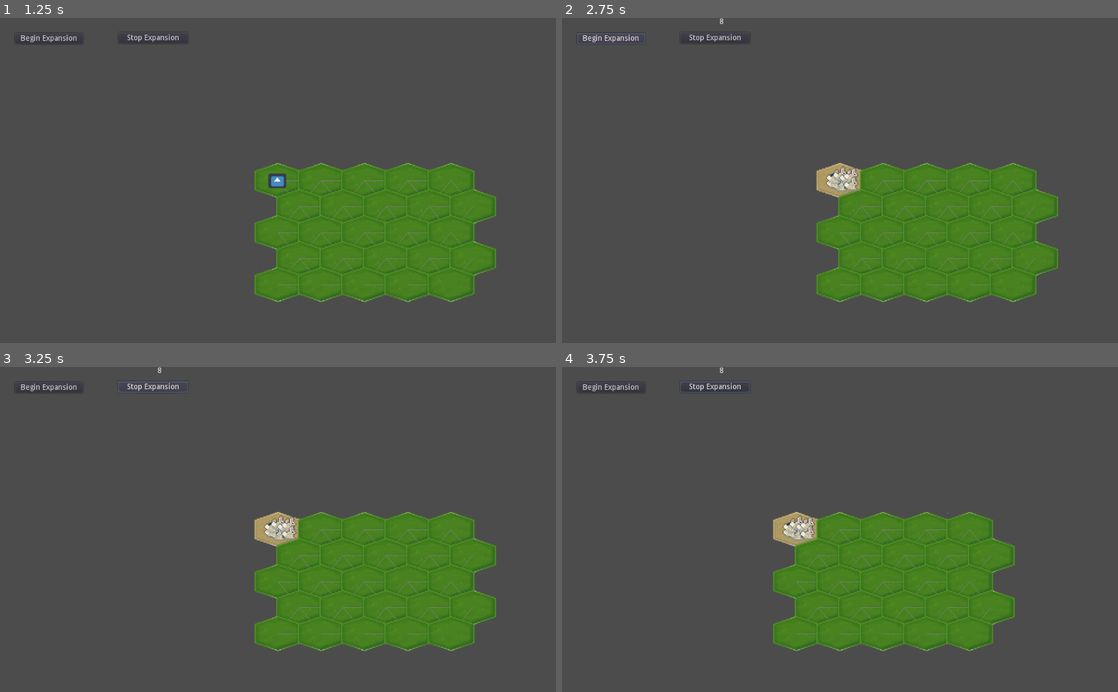
Above: before the commit, frames 1-4 (two rows, left to right).
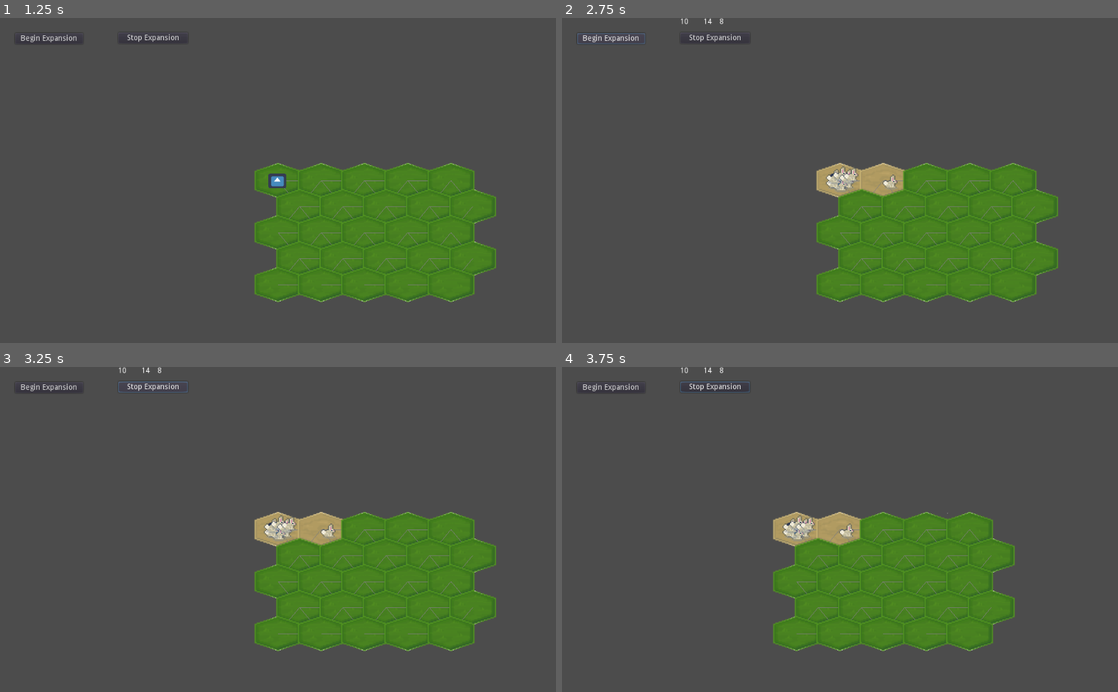
Above: after the commit, the same moments.

Repository: Cartogy/godot-wild-jam-36
Game: Godot game, scene res://src/Menu/Menu.tscn
Two runs of this game, one before a commit and one after it. Both use one fixed random seed, a clock stepped at 60 frames per second and the inputs below. The project has no main scene, so this scene is started directly. The engine's default icon, where the game draws it, is replaced by a stand-in: a white triangle on a blue panel in a dark square.
Inputs (mouse positions are in pixels of both pictures, inside the frame that each line leads up to):
- Up to frame 1 (1.25 s): click "START GAME" at 0.5 s
- Up to frame 2 (2.75 s): click "Begin Expansion" at 1.25 s; click "Begin Expansion" at 2 s
- Up to frame 3 (3.25 s): click "Stop Expansion" at 2.75 s
- Up to frame 4 (3.75 s): tap Enter at 3.5 s; move the mouse to (962, 513) at 3.52 s; hold Right (ui_right) from 3.53 s (still down); click (962, 513) at 3.67 s

Frame 1 is identical in both runs. In frame 2, 0.7% of the frame differs, in the area x 21-62%, y 0-55%; in frame 3, 0.7%; in frame 4, 0.7%.

Commit message:
Added ma xpopulation

Diff:
--- a/src/ActorData/actor_data.gd
+++ b/src/ActorData/actor_data.gd
@@ -2,13 +2,15 @@
 
 var total_resources: int
 var total_population: int
+var max_population: int
 
 signal update_res(new_amount)
 signal update_pop(new_amount)
+signal update_max_pop(new_amount)
 
 func add_resources(res: CellResource):
-	var nom_noms = res.resource_amount
-	var special:CellSpecialResource = res.special_res
+	var nom_noms = res.consume_resource()
+	var special:CellSpecialResource = res.consume_special_resource()
 
 	var total_gained = nom_noms
 	if special != null:
@@ -16,6 +18,7 @@
 
 	total_resources += total_gained
 	emit_signal("update_res", total_resources)
+	add_max_population(res.population_amount)
 
 func remove_resources(amount: int):
 	total_resources -= amount
@@ -28,3 +31,11 @@
 func remove_population(amount: int):
 	total_population -= amount
 	emit_signal("update_pop", total_population)
+
+func add_max_population(amount: int):
+	max_population += amount
+	emit_signal("update_max_pop", max_population)
+
+func remove_max_population(amount: int):
+	max_population -= amount
+	emit_signal("update_max_pop", max_population)
--- a/src/BNet/BNetUI/bnet_ui.gd
+++ b/src/BNet/BNetUI/bnet_ui.gd
@@ -2,6 +2,7 @@
 
 onready var resources = $Resources
 onready var population = $Population
+onready var max_population = $MaxPopulation
 
 func _ready():
 	Flow.b_net_ui = self
@@ -11,3 +12,6 @@
 
 func update_population(pop: int):
 	population.text = str(pop)
+
+func update_max_population(max_pop: int):
+	max_population.text = str(max_pop)
--- a/src/BNet/BNetView/bnet_view.gd
+++ b/src/BNet/BNetView/bnet_view.gd
@@ -5,3 +5,4 @@
 func _ready():
 	bnet.actor_data.connect("update_res", Flow.b_net_ui, "update_resources")
 	bnet.actor_data.connect("update_pop", Flow.b_net_ui, "update_population")
+	bnet.actor_data.connect("update_max_pop", Flow.b_net_ui, "update_max_population")
--- a/src/BNet/b_net.gd
+++ b/src/BNet/b_net.gd
@@ -46,8 +46,10 @@
 	print_debug()
 	structure.place_on_cell(cell)
 	structure.add_to_bnet(self)
+
 	add_child(structure)
 
 func add_starting_structure(structure: BNetStructure, hex_coord:Vector2, cell: Cell):
 	add_structure(structure, hex_coord, cell)
+	cell.connect("get_resources", self.actor_data, "add_resources")
 	structure.starting_structure()
--- a/src/Grid/Cell/Cell.tscn
+++ b/src/Grid/Cell/Cell.tscn
@@ -33,6 +33,6 @@
 
 [node name="BunnyFill" type="Node" parent="."]
 script = ExtResource( 6 )
-max_bunnies = 8
+max_bunnies = 7
 
 [node name="CellResources" parent="." instance=ExtResource( 9 )]
--- a/src/Grid/Cell/CellResource/cell_resource.gd
+++ b/src/Grid/Cell/CellResource/cell_resource.gd
@@ -3,6 +3,7 @@
 
 # Nom Noms
 export (int) var resource_amount: int = 5
+export (int) var population_amount: int = 7
 var special_res: CellSpecialResource = null
 
 func set_resource_amout(amount: int):
@@ -10,3 +11,18 @@
 
 func get_amount() -> int:
 	return resource_amount
+
+func get_population() -> int:
+	return population_amount
+
+func consume_resource() -> int:
+	var resource_gained = resource_amount
+	resource_amount = 0
+
+	return resource_gained
+
+func consume_special_resource() -> CellSpecialResource:
+	var res_gained = special_res
+	special_res = null
+
+	return res_gained
--- a/src/Grid/Cell/cell.gd
+++ b/src/Grid/Cell/cell.gd
@@ -30,6 +30,7 @@
 
 # BNet variables to use
 var consumed: bool = false
+var bnet
 # If containing a cell to consume, this cell is a production cell.
 # TODO: Refactor into its own component
 var current_cell_consumption
@@ -139,7 +140,8 @@
 func bnet_produce():
 	state_machine.change_state("BNetProduction")
 
-func bnet_acquire():
+func bnet_acquire(p_bnet):
+	bnet = p_bnet
 	state_machine.change_state("BNet")
 
 func available_cell():
--- a/src/Main/Main.tscn
+++ b/src/Main/Main.tscn
@@ -56,6 +56,11 @@
 "_edit_use_anchors_": false
 }
 
+[node name="MaxPopulation" type="Label" parent="CanvasLayer/BNetUI"]
+margin_left = 260.0
+margin_right = 313.0
+margin_bottom = 14.0
+
 [node name="Controller" parent="." instance=ExtResource( 2 )]
 
 [node name="BaseLevel" parent="." instance=ExtResource( 1 )]
--- a/src/Structures/BNetStructure/Den/den_structure.gd
+++ b/src/Structures/BNetStructure/Den/den_structure.gd
@@ -10,7 +10,7 @@
 	consuming_cell = cell
 
 func starting_structure():
-	cell.bnet_acquire()
+	cell.bnet_acquire(bnet)
 
 func tick():
 	if consuming_cell.bunnies.reached_max_capacity():
@@ -27,7 +27,7 @@
 
 func add_consuming_cell(p_cell: Cell):
 	consuming_cell = p_cell
-	consuming_cell.bnet_acquire()
+	consuming_cell.bnet_acquire(bnet)
 
 func cell_consumed(from: Cell, cell_consumed: Cell):
 	bnet.consumed_cells[cell_consumed.hex_coords] = cell_consumed
